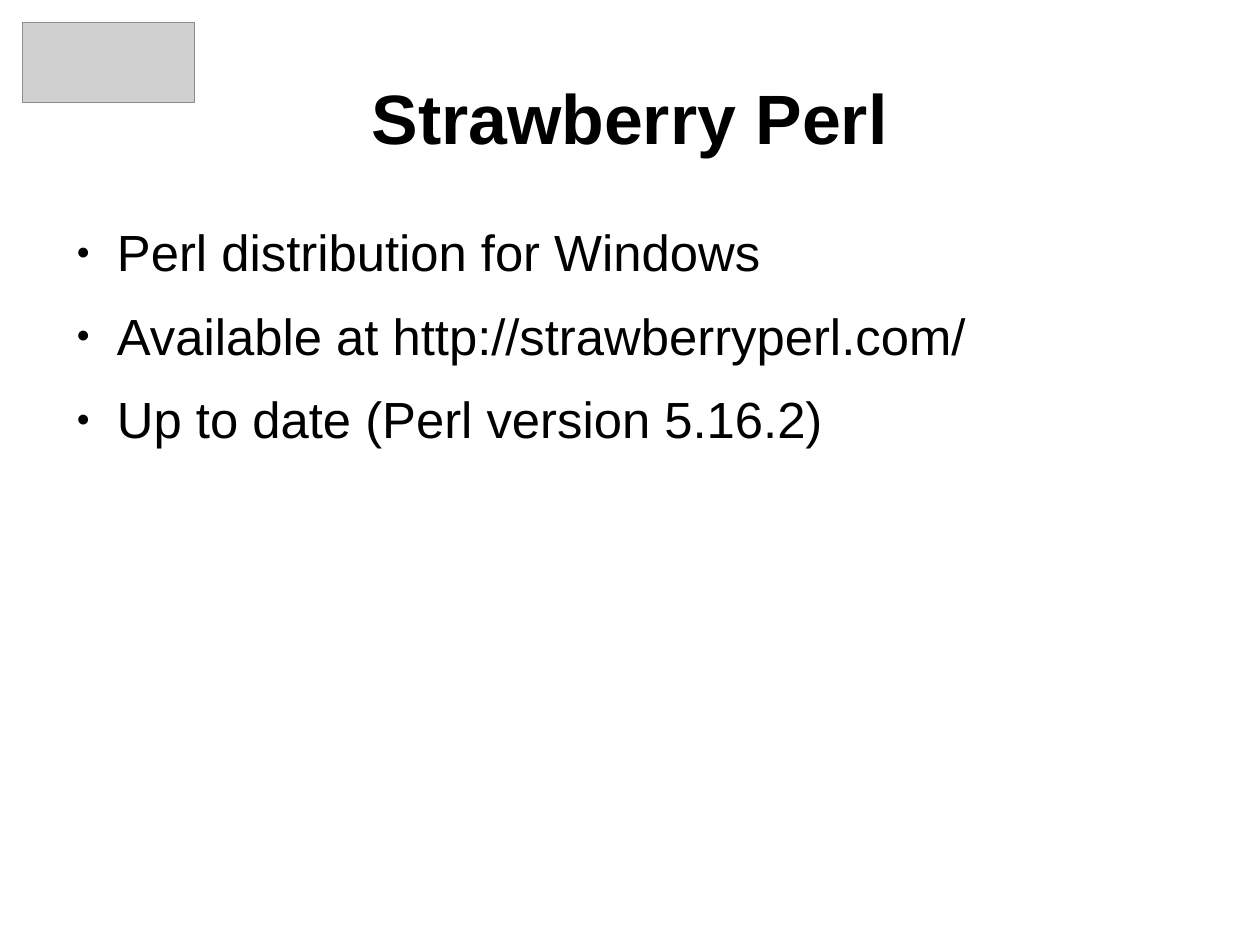
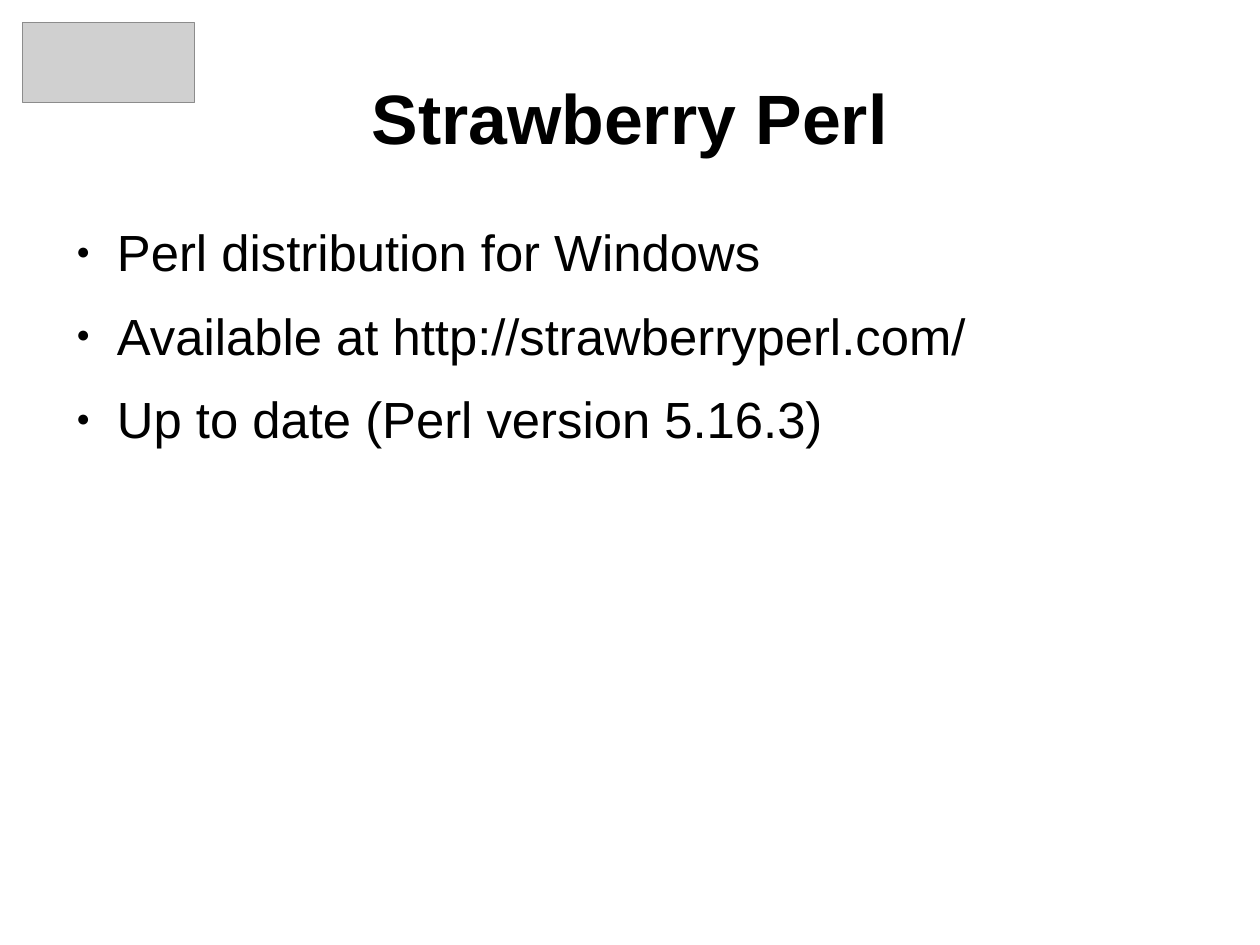
Before and after one commit to arpadszasz/perl-hosting-beginners-talk, a slide deck: slide 14 of clujpm-march2013-talk.odp (slide 16 before the commit). Drawn at 1260x945 pixels with LibreOffice and Linux fonts; fonts in the diff are those of the drawing; grey boxes stand for pictures. Boxes give left, top, right and bottom in pixels: in the first picture for what was removed or moved away, otherwise in the second. Text is boxed around its words. In the diff, an @@ line names an element or a change of style, - is before the commit and + after.

```diff
--- a/clujpm-march2013-talk.odp
+++ b/clujpm-march2013-talk.odp
@@ text at [117,401,822,449]: text changed @@
-● Up to date (Perl version 5.16.2)
+● Up to date (Perl version 5.16.3)
```
Also in this commit, not shown: 18 other slides changed, 4 slides added, 2 slides removed, 1 other file.
